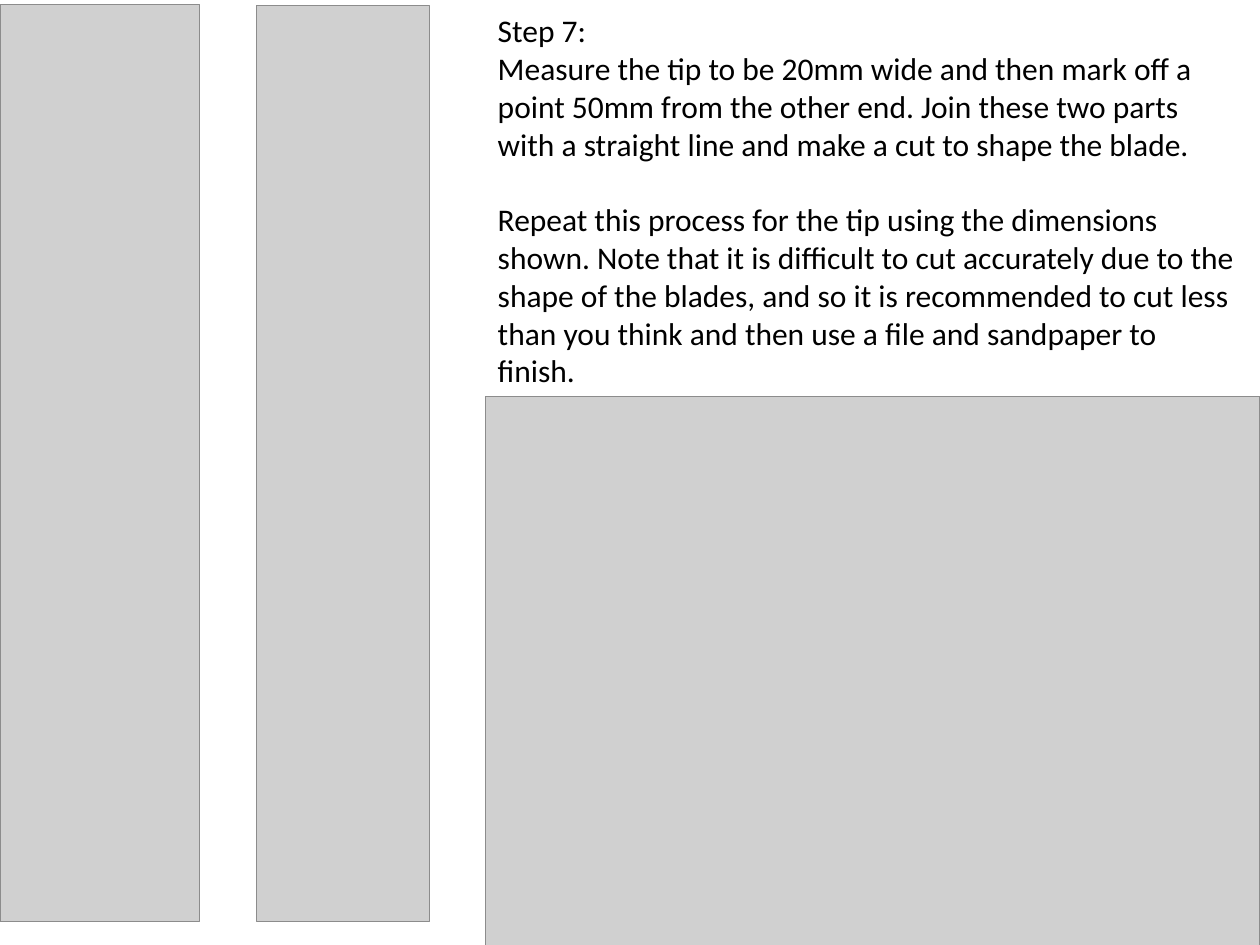
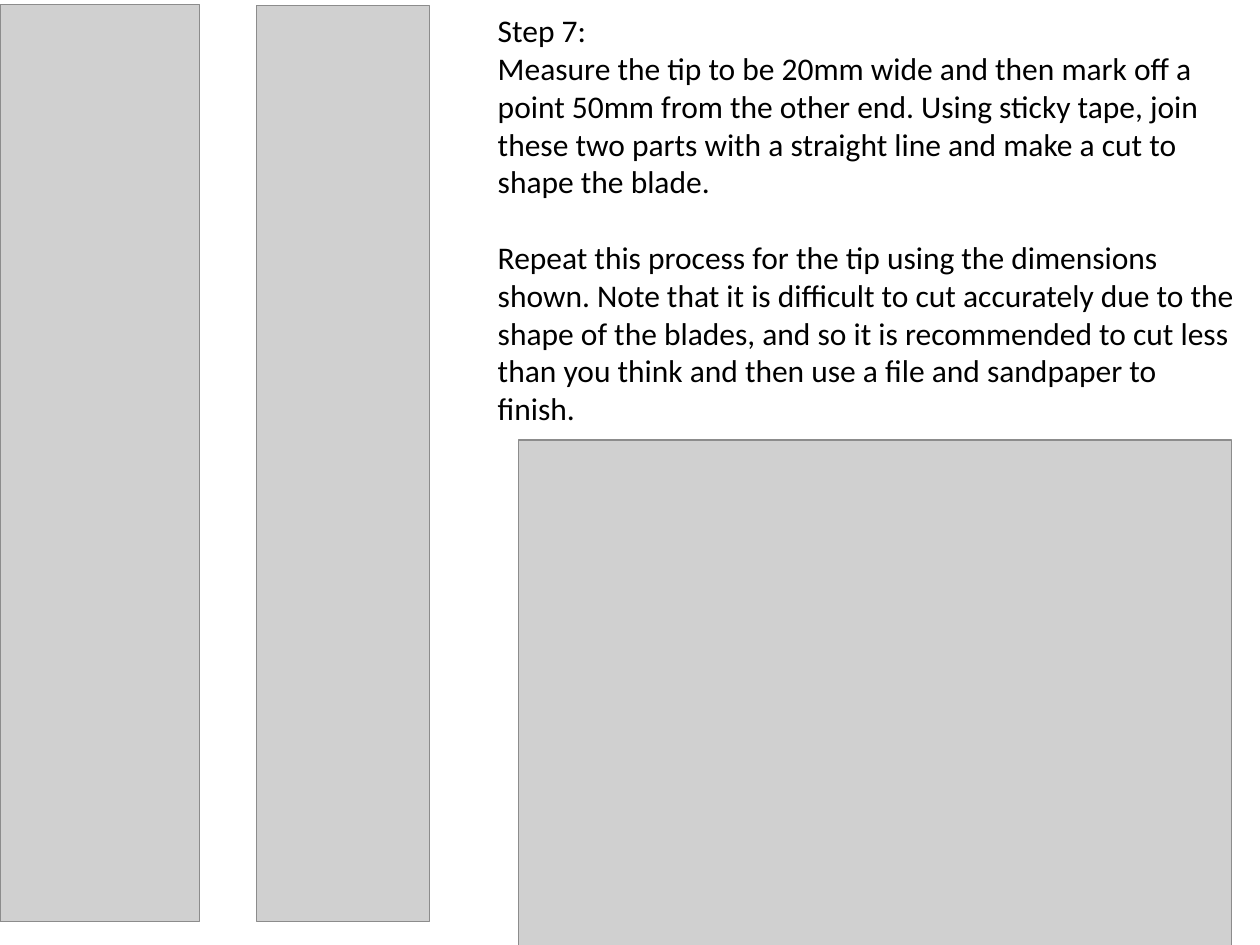
Before and after one commit to localelectricity/Wind-Turbine-Instructions, a slide deck: slide 10 of PVC Blade Instructions.pptx (slide 9 before the commit). Drawn at 1260x945 pixels with LibreOffice and Linux fonts; fonts in the diff are those of the drawing; grey boxes stand for pictures. Boxes give left, top, right and bottom in pixels: in the first picture for what was removed or moved away, otherwise in the second. Text is boxed around its words. In the diff, an @@ line names an element or a change of style, - is before the commit and + after.

Commit message:
Added clipart and material images

```diff
--- a/PVC Blade Instructions.pptx
+++ b/PVC Blade Instructions.pptx
@@ text at [498,58,1198,198]: text changed @@
-Measure the tip to be 20mm wide and then mark off a point 50mm from the other end. Join these two parts with a straight line and make a cut to shape the blade.
+Measure the tip to be 20mm wide and then mark off a point 50mm from the other end. Using sticky tape, join these two parts with a straight line and make a cut to shape the blade.
@@ picture: place and size @@
-picture at [485,397,1260,945]
+picture at [518,440,1231,945]
```
Also in this commit, not shown: 9 other slides changed, 4 slides added, 2 slides removed.
